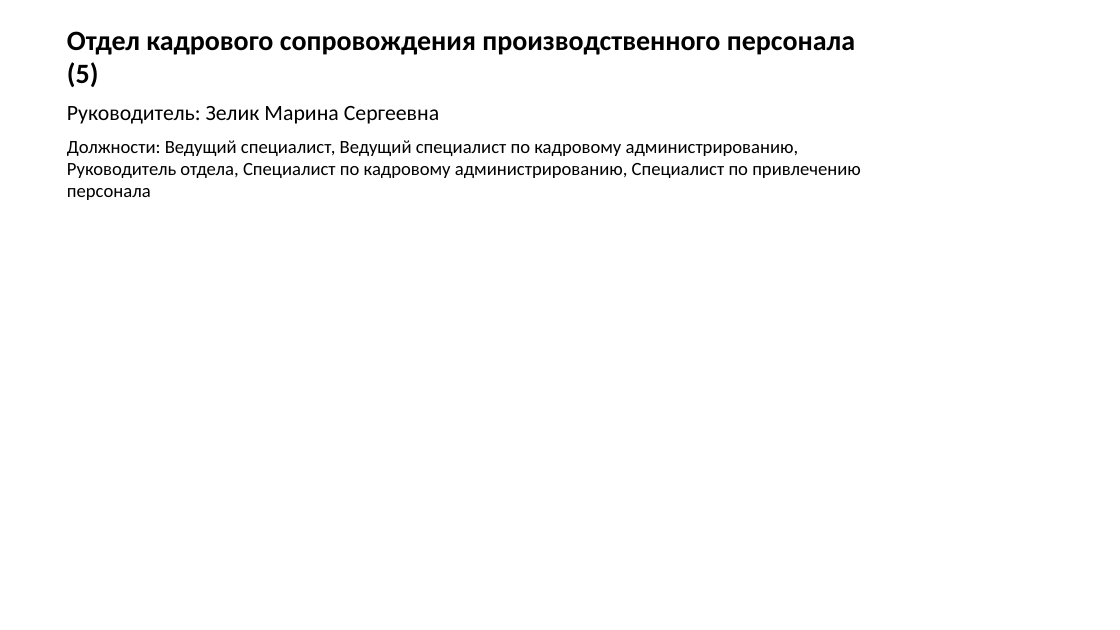
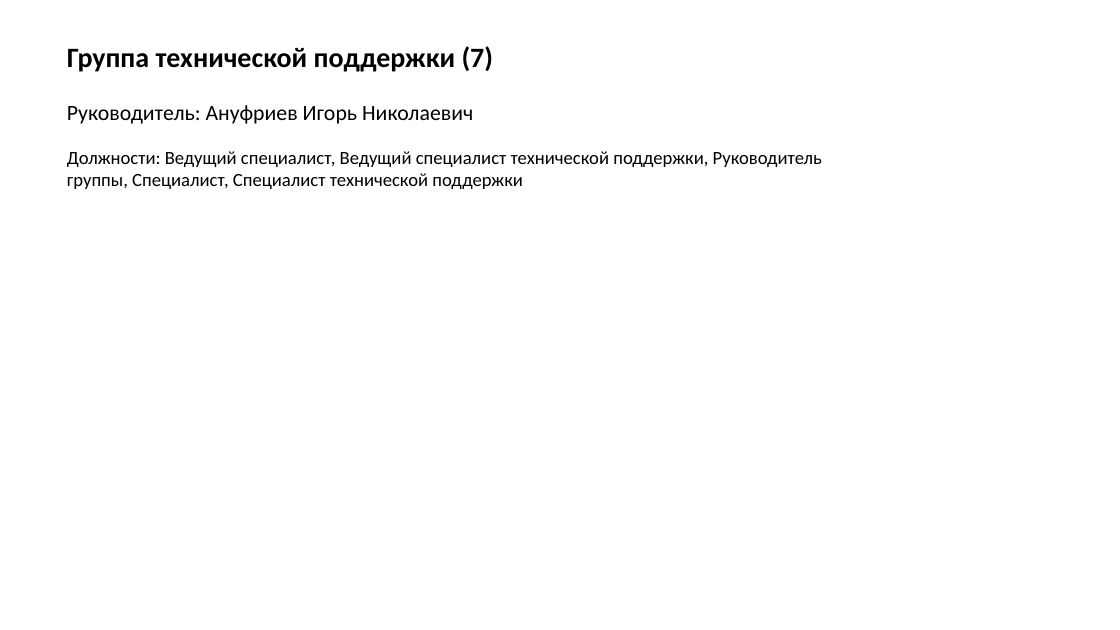
Before and after one commit to alekseivshaposhnikov-ship-it/OrgStructure, a slide deck: slide 5 of OrgStructure.pptx (slide 2 before the commit). Drawn at 1120x630 pixels with LibreOffice and Linux fonts; fonts in the diff are those of the drawing. Boxes give left, top, right and bottom in pixels: in the first picture for what was removed or moved away, otherwise in the second. Text is boxed around its words. In the diff, an @@ line names an element or a change of style, - is before the commit and + after.

```diff
--- a/OrgStructure.pptx
+++ b/OrgStructure.pptx
@@ text removed at box(67, 31, 855, 87) @@
-Отдел кадрового сопровождения производственного персонала (5)
@@ text added at box(67, 46, 494, 72), 18 pt, text #000000, bold @@
+Группа технической поддержки (7)
@@ text at box(67, 105, 473, 124): text changed @@
-Руководитель: Зелик Марина Сергеевна
+Руководитель: Ануфриев Игорь Николаевич
@@ text at box(67, 151, 822, 189): text changed @@
-Должности: Ведущий специалист, Ведущий специалист по кадровому администрированию, Руководитель отдела, Специалист по кадровому администрированию, Специалист по привлечению персонала
+Должности: Ведущий специалист, Ведущий специалист технической поддержки, Руководитель группы, Специалист, Специалист технической поддержки
```
Also in this commit, not shown: 3 other slides changed, 4 slides added, 1 slide removed, 3 other files.
